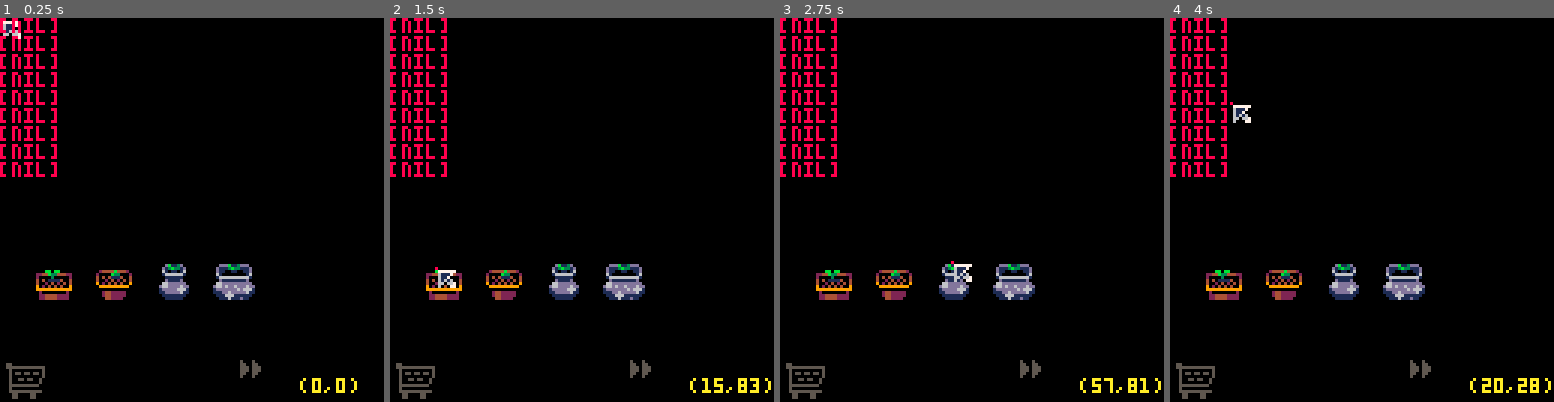
Above: before the commit, frames 1-4 (left to right).
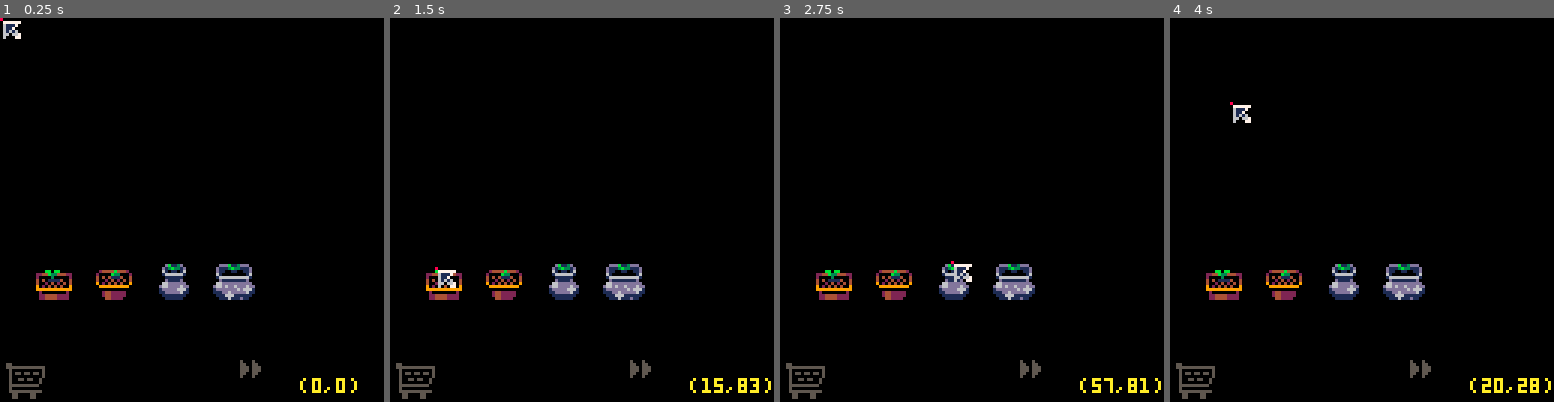
Above: after the commit, the same moments.

Repository: vinimesquitamoraes/Plantinhas
Game: PICO-8 cartridge plantinhas.p8
Same seed, same stepped clock (60 frames per second), same inputs: the game is played once before the commit and once after it.
Inputs (mouse positions are in pixels of both pictures, inside the frame that each line leads up to):
- Up to frame 1 (0.25 s): no input
- Up to frame 2 (1.5 s): click (670, 121) at 0.67 s; click (436, 267) at 1.22 s
- Up to frame 3 (2.75 s): hold Right 1.6-2.1 s; click (887, 114) at 1.77 s; hold Up 2.15-2.42 s; click (952, 259) at 2.32 s; hold Right from 2.47 s (still down)
- Up to frame 4 (4 s): click (1404, 106) at 2.87 s; release Right at 3.03 s; hold Left 3.08-3.58 s; click (1465, 256) at 3.42 s; hold Down 3.63-3.97 s; click (1231, 102) at 3.97 s

The runs differ from the first frame. In frame 1, 2.2% of the frame differs, in the area x 0-15%, y 0-42%; in frame 2, 2.2%; in frame 3, 2.2%; in frame 4, 2.2%.

Commit message:
Regador agora é funcional

Diff:
--- a/plantinhas.p8
+++ b/plantinhas.p8
@@ -145,10 +145,14 @@
 	mouse:att()
 
  cool_down(10)
- if(not ls_atl.show) att_particulas(pat_sem)
+ if(not ls_atl.show)then
+ 	att_particulas(pat_sem)
+  att_particulas(pat_reg)
+ end
+ cu1 = #pat_reg
  --jogo principal rocha --------------------------------------------------------------------------------------------+
  if(status == 1)then
-  if(not pat_sem.val)toggle_atl()
+  if(not pat_sem.val and not pat_reg.val)toggle_atl()
   --ir depot .......................................................................................................
   if(ls_atl.show)then
    bt_dept:hover()
@@ -193,8 +198,19 @@
 
   --regar
 		if(pat_reg.val)then
-			gerar_part(pat_reg,3,2)
-		end
+			if(mouse.esq)then
+				mouse.s = 214
+			else
+				mouse.s = 212
+			end
+			if(mouse.esq) gerar_part(pat_reg, 1, 2, 3, nil)
+		end
+
+		--esperando awa
+		if(pat_reg.val and not atribui.val)then
+ 		foreach(pat_reg,function(obj) regar(obj) end)
+  end
+
  --lojinha rocha ---------------------------------------------------------------------------------------------------+
  elseif(status == 2)then
   --selecionar loja ................................................................................................+
@@ -276,6 +292,7 @@
 
   --particulas -----------------------------------------------------------------------------------------------------+
   des_particulas(pat_sem)
+ 	des_particulas(pat_reg)
 
  --loljinha -------------------------------------------------------------------------------------------------------+
  elseif(status == 2)then
@@ -298,7 +315,7 @@
  mouse:des()
 	if(true) pos_mouse(10)
 
-	if(true) then
+	if(false) then
 	 format(cu1,str1)
 	 format(cu2,str2)
 	 format(cu3,str3)
@@ -687,27 +704,29 @@
 
  	if(subtipo == 1)then
  		self.cor = 3
+		 self.ace = 0
  	elseif(subtipo == 2)then
  		self.cor = 12
+		 self.ace = 0.2
  	end
 
 		function self:att()
-
-				self.x +=	self.vx
-				self.y += self.vy
-
-				if(self.x>self.x_max)then
-					self.x = self.x_max
-
-				elseif(self.x<self.x_min)then
-					self.x  = self.x_min
-					self.vx = -self.vx
-				end
-
-				if(saiu(self))then
- 				pat_sem.val = false
-					self:del()
-				end
+			self.x  +=	self.vx
+			self.y  += flr(self.vy)
+  	self.vy += self.ace
+
+			if(self.x>self.x_max)then
+				self.x = self.x_max
+
+			elseif(self.x<self.x_min)then
+				self.x  = self.x_min
+				self.vx = -self.vx
+			end
+
+			if(saiu(self))then
+				pat_sem.val = false
+				self:del()
+			end
 		end
 
 		function self:des()
@@ -819,7 +838,7 @@
 						return
 					--avancar fase
 					elseif(self.tip == 5)then
-						avancar_fase()
+						avancar_fases()
 					end
 				end
 			end
@@ -929,6 +948,7 @@
 	 elseif(range(subtipo,5,8))then
 	 	self.estagio = 1
 			self.colher  = false
+			self.saturac = 0
 
   	function self:des_planta()
   		local aux = self.planta.wh[self.estagio][1]
@@ -1334,8 +1354,8 @@
  tip = tip or 1
  for i=1, quantas do
 		nova = criar_obj("particula",tip,que_pat_ls,item)
-		nova.x     = stat(32)
-		nova.y     = stat(33)
+		nova.x     = stat(32)-2
+		nova.y     = stat(33)+11
 		nova.x_max = nova.x+ampx
 		nova.x_min = nova.x-ampx
 	end
@@ -1957,20 +1977,34 @@
 
 function regar(o_que)
 
-
-
-
-end
-
-function avancar_fase()
+	qual_vaso = get_obj_by_col_retg(ls_jrd.coisas,o_que)
+
+	if(qual_vaso)then
+ 	qual_vaso.saturac += 0.5
+  o_que:del()
+  if(qual_vaso.saturac > 1)then
+  	avancar_fase(qual_vaso)
+   qual_vaso.saturac = 0
+  end
+ end
+
+
+end
+
+function avancar_fases()
 	if(status==1 and not ls_atl.show)then
 		for i in all(ls_vas_atv)do
-			local inc = flr(rnd(100))
-			i.estagio+= inc%2
-		 if(i.estagio>#i.planta)i.estagio = #i.planta
-			if(i.estagio==#i.planta)i.colher = true
-		end
-	end
+			avancar_fase(i)
+		end
+	end
+end
+
+function avancar_fase(o_que)
+ if(#o_que.planta == 0) return
+	local inc = 1 --flr(rnd(100))
+	o_que.estagio+= inc%2
+ if(o_que.estagio >#o_que.planta) o_que.estagio = #o_que.planta
+	if(o_que.estagio==#o_que.planta) o_que.colher  = true
 end
 
 
@@ -1992,7 +2026,7 @@
 00000204000533350880088888800880000000000000000000000000000000000000000000000000000000000000000000000000000000000000000000000000
 00000422000555550000000000000000000000000000000000000000000000000000000000000000000000000000000000000000000000000000000000000000
 00000000000000000000000000000000000000000000000000000000000000000000000000000000000444466444400000000000000000000000000000000000
-00000000000000000000000000000000000000000000000000000000000000000000000000000000001111111111110000000000000000000770000000b00000
+00000000000000000000000000000000000000000000000000000000000000000000000000000000001111111111110000000000000000000770000000000000
 0000000000000000000000000000000000000dddddd00000000dddddddddd0000004444664444000009999977999990000000000000000000777777777777700
 000000000000000000000000000000000000d122221d000000d1111111111d000044444664444400001111177111110000000700000000000071111111111700
 00000000000000000002444444442000000061222216000000d1122222211d000044444664444400001111111111110000007777777000000071771771771700
